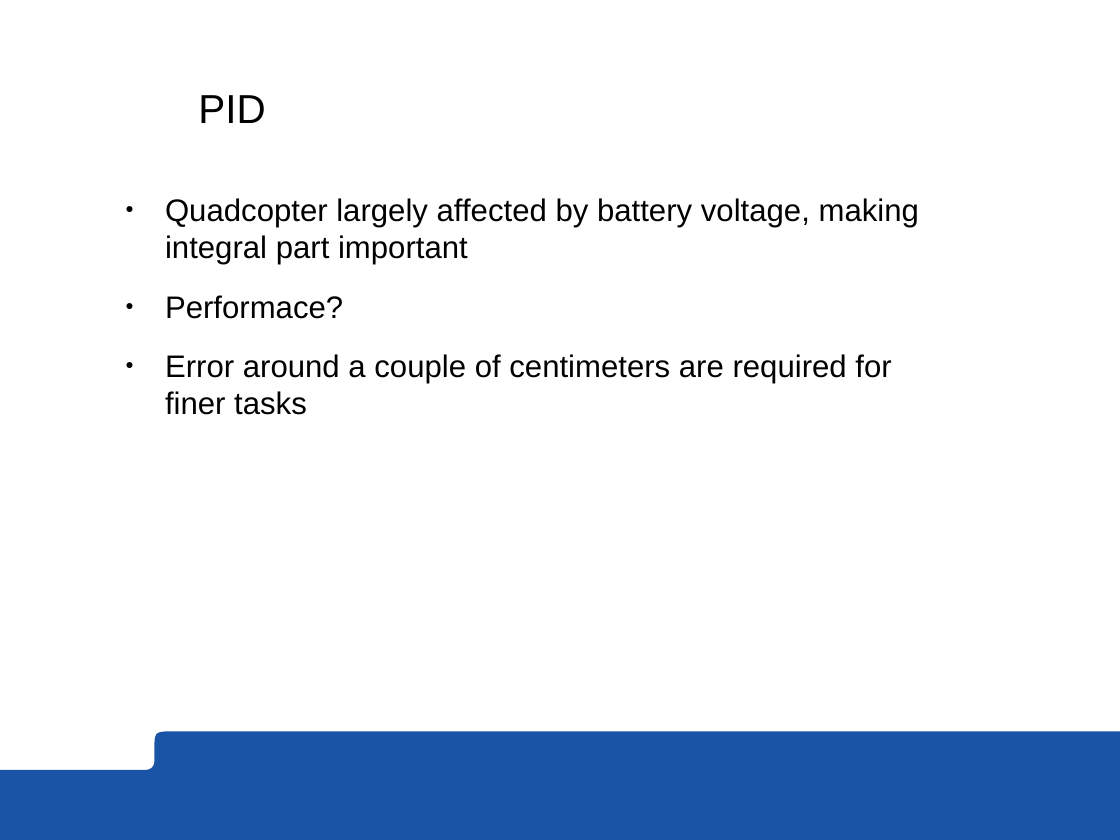
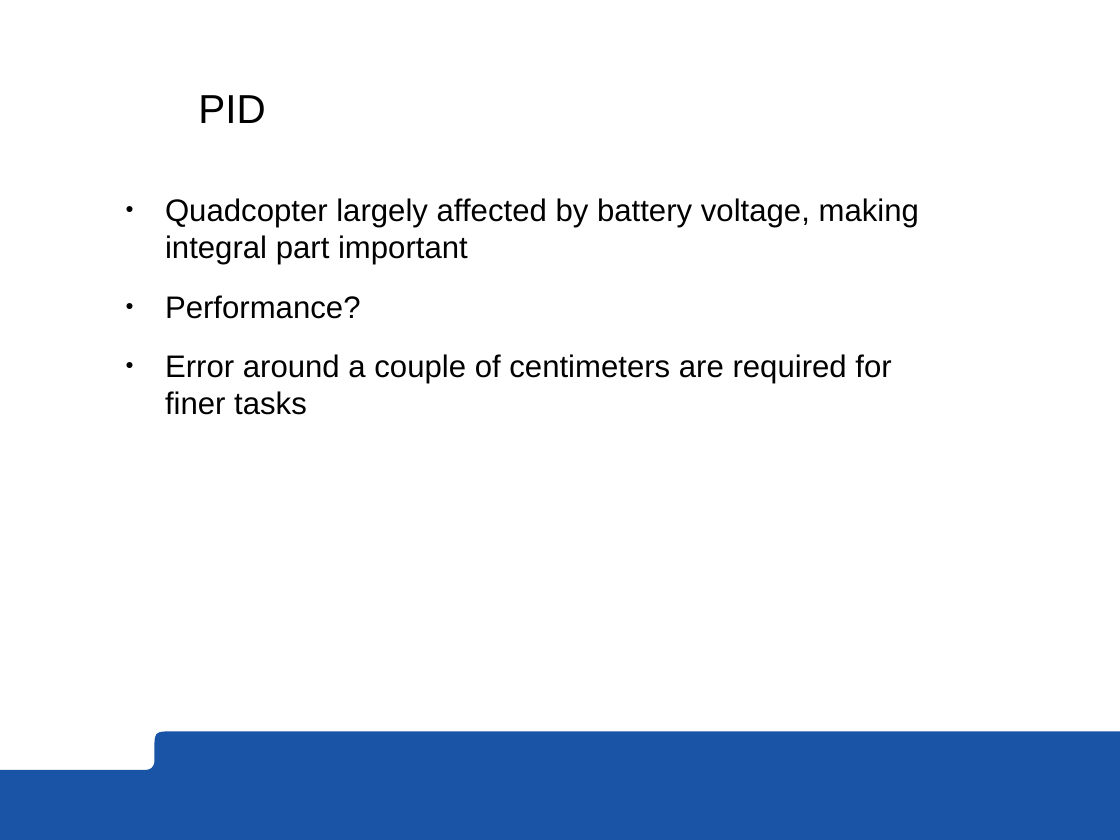
Before and after one commit to roussePaul/kampala, a slide deck: slide 10 of presentation/presentation.odp. Drawn at 1120x840 pixels with LibreOffice and Linux fonts; fonts in the diff are those of the drawing; background and template pictures are left out. Boxes give left, top, right and bottom in pixels: in the first picture for what was removed or moved away, otherwise in the second. Text is boxed around its words. In the diff, an @@ line names an element or a change of style, - is before the commit and + after.

```diff
--- a/presentation/presentation.odp
+++ b/presentation/presentation.odp
@@ text at [165,295,361,319]: text changed @@
-● Performace?
+● Performance?
```
Also in this commit, not shown: 7 other slides changed, 1 slide added, 1 slide removed, 1 other file.
